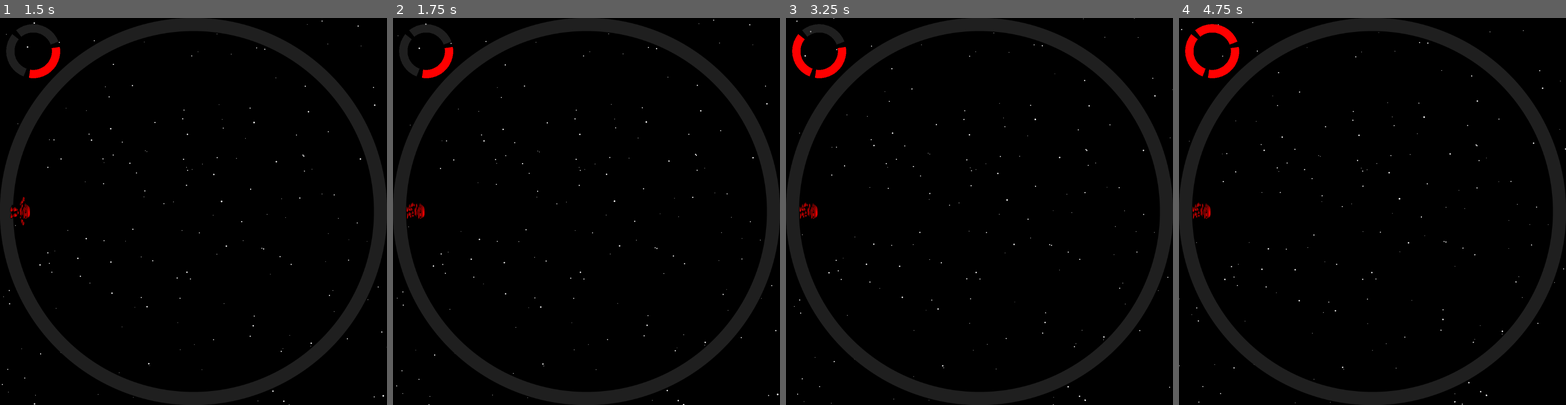
Above: before the commit, frames 1-4 (left to right).
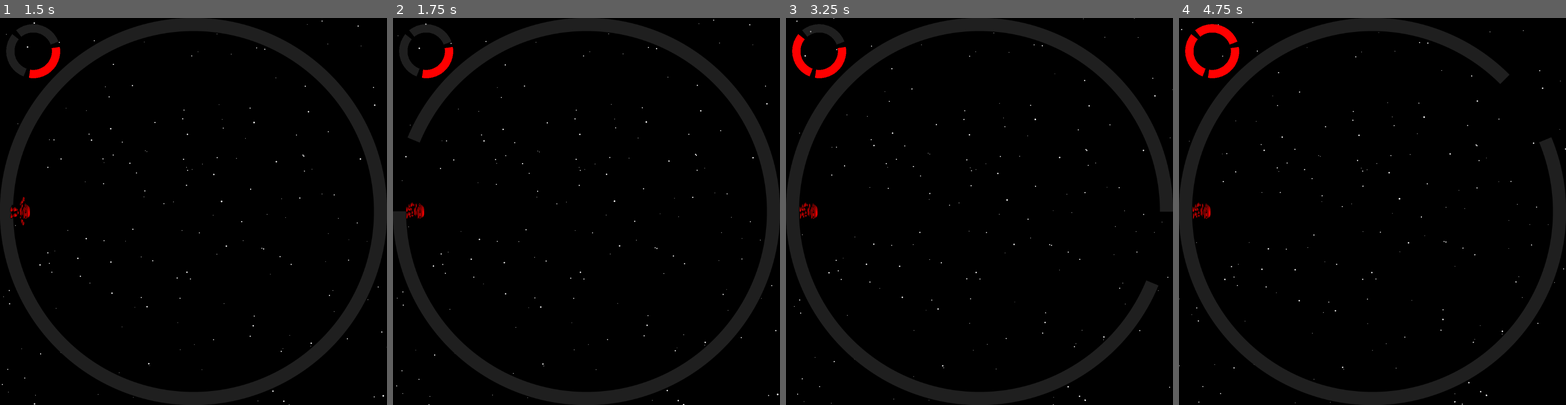
Above: after the commit, the same moments.

Repository: hwacha/ringspace_shelldown
Game: Godot game, scene res://scenes/opening_screen.tscn
Two runs of this game, one before a commit and one after it. Both use one fixed random seed, a clock stepped at 60 frames per second and the inputs below.
Inputs:
- Up to frame 1 (1.5 s): tap W at 0.5 s; tap Enter (ui_accept) at 0.6, 0.77, 1.07, 1.35 s
- Up to frame 2 (1.75 s): tap Enter (ui_accept) at 1.52 s
- Up to frame 3 (3.25 s): tap Enter (ui_accept) at 1.82, 2.1, 2.85, 3.02 s
- Up to frame 4 (4.75 s): tap Enter (ui_accept) at 3.32, 3.6, 3.77, 4.07, 4.35, 4.52 s

Frame 1 is identical in both runs. In frame 2, 0.7% of the frame differs, in the area x 0-9%, y 31-52%; in frame 3, 0.6%; in frame 4, 0.6%.

Commit message:
add crust decay

Diff:
--- a/scenes/main.tscn
+++ b/scenes/main.tscn
@@ -27,3 +27,7 @@
 [node name="Score" type="Node2D" parent="."]
 z_index = 3
 script = ExtResource( 5 )
+
+[node name="CrustDecay" type="Timer" parent="."]
+
+[connection signal="timeout" from="CrustDecay" to="Crust" method="_on_CrustDecay_timeout"]
--- a/scripts/crust.gd
+++ b/scripts/crust.gd
@@ -9,6 +9,8 @@
 var inner_radius
 var midpoint_radius
 var crust_size
+
+var rng
 
 func _ready():
 	screen_size = get_viewport().size
@@ -51,8 +53,18 @@
 
 		self.add_child(crust_segment)
 
+	rng = RandomNumberGenerator.new()
+	rng.randomize()
+
 	get_node("/root/Players").spawn_players()
+	get_node("../CrustDecay").start()
 
 # Called every frame. 'delta' is the elapsed time since the previous frame.
 #func _process(delta):
 #	pass
+
+func _on_CrustDecay_timeout():
+	print(get_child_count())
+	var rand = rng.randi_range(0, get_child_count() - 1)
+	print(rand)
+	remove_child(get_child(rand))
